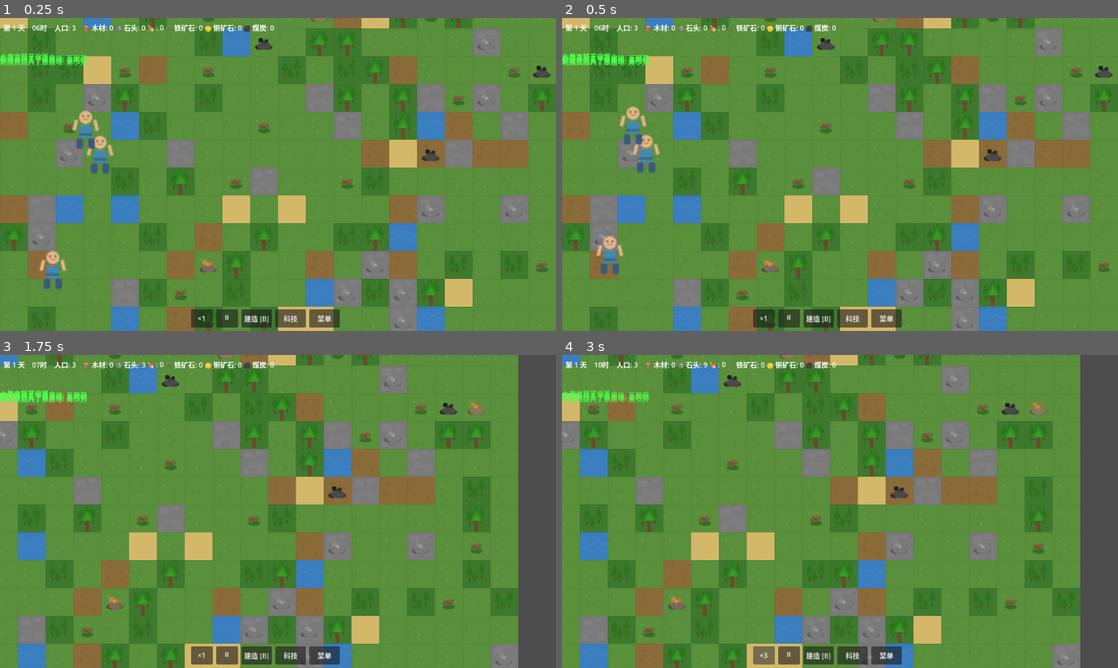
Above: before the commit, frames 1-4 (two rows, left to right).
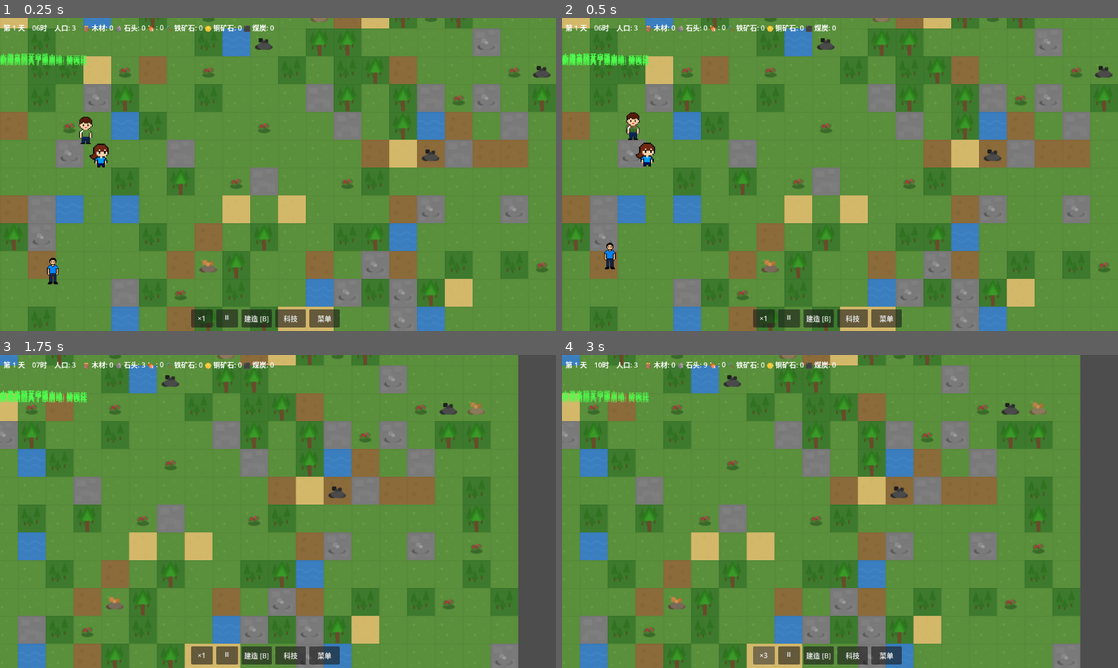
Above: after the commit, the same moments.

Repository: ZhanXuzhao/the-path-of-humanity
Game: Godot game, scene res://scenes/game.tscn
Same seed, same stepped clock (60 frames per second), same inputs: the game is played once before the commit and once after it.
Inputs (mouse positions are in pixels of both pictures, inside the frame that each line leads up to):
- Up to frame 1 (0.25 s): no input
- Up to frame 2 (0.5 s): no input
- Up to frame 3 (1.75 s): tap Enter at 0.5 s; move the mouse to (400, 495) at 0.52 s; press the mouse at (400, 495) at 0.53 s; hold D 0.53-1.25 s; release the mouse at (400, 495) at 1.25 s; drag from (166, 527) to (250, 574) at 1.27 s
- Up to frame 4 (3 s): click "×1" at 2 s; click "×2" at 2.75 s

The runs differ from the first frame. In frame 1, 1.1% of the frame differs, in the area x 7-21%, y 11-87%; in frame 2, 1.1%, in the area x 6-18%, y 11-82%; in frame 3, less than 0.1%; in frame 4, less than 0.1%.

Commit message:
替换settler.svg为player PNG贴图，根据性别年龄随机选择角色外观

Diff:
--- a/assets/art/characters/settler.svg
+++ /dev/null
@@ -1,12 +0,0 @@
-<svg xmlns="http://www.w3.org/2000/svg" width="24" height="32" viewBox="0 0 24 32">
-  <circle cx="12" cy="6" r="5" fill="#e8b88a"/>
-  <circle cx="10" cy="5" r="0.8" fill="#444"/>
-  <circle cx="14" cy="5" r="0.8" fill="#444"/>
-  <path d="M10 7 Q12 8.5 14 7" fill="none" stroke="#a07050" stroke-width="0.6"/>
-  <rect x="7" y="12" width="10" height="10" rx="2" fill="#4488aa"/>
-  <rect x="5" y="22" width="5" height="8" rx="1.5" fill="#3a5a7a"/>
-  <rect x="14" y="22" width="5" height="8" rx="1.5" fill="#3a5a7a"/>
-  <rect x="7" y="18" width="10" height="2" fill="#3a6a8a"/>
-  <line x1="5" y1="8" x2="3" y2="16" stroke="#e8b88a" stroke-width="2.5"/>
-  <line x1="19" y1="8" x2="21" y2="16" stroke="#e8b88a" stroke-width="2.5"/>
-</svg>
--- a/scripts/core/texture_generator.gd
+++ b/scripts/core/texture_generator.gd
@@ -73,15 +73,25 @@
 
 	return bld
 
-# -------- 角色 (从 SVG 加载) --------
+# -------- 角色 (从 PNG 加载) --------
 static func _load_character() -> Dictionary:
 	var chars = {}
-	chars["settler"] = _load_svg(CHARACTERS_PATH + "settler.svg")
+	chars["player_boy"]        = _load_svg(CHARACTERS_PATH + "player_boy.png")
+	chars["player_girl"]       = _load_svg(CHARACTERS_PATH + "player_girl.png")
+	chars["player_girl2"]      = _load_svg(CHARACTERS_PATH + "player_girl2.png")
+	chars["player_kid"]        = _load_svg(CHARACTERS_PATH + "player_kid.png")
+	chars["player_little_boy"] = _load_svg(CHARACTERS_PATH + "player_little_boy.png")
+	chars["player_little_girl"]= _load_svg(CHARACTERS_PATH + "player_little_girl.png")
+	chars["player_man2"]       = _load_svg(CHARACTERS_PATH + "player_man2.png")
+	chars["player_woman"]      = _load_svg(CHARACTERS_PATH + "player_woman.png")
+	chars["player_young_man"]  = _load_svg(CHARACTERS_PATH + "player_young_man.png")
+	chars["player_young_man2"] = _load_svg(CHARACTERS_PATH + "player_young_man2.png")
+	chars["player_young_man3"] = _load_svg(CHARACTERS_PATH + "player_young_man3.png")
 	return chars
 
 # ==================== SVG 加载工具 ====================
 
-# 加载 SVG 文件为 Texture2D
+# 加载图片文件（SVG/PNG等）为 Texture2D
 static func _load_svg(path: String) -> Texture2D:
 	var tex = ResourceLoader.load(path, "Texture2D")
 	if tex == null:
--- a/scripts/core/world_renderer.gd
+++ b/scripts/core/world_renderer.gd
@@ -32,7 +32,7 @@
 	tile_textures = all_textures["tiles"]
 	resource_textures = all_textures["resources"]
 	building_textures = all_textures["buildings"]
-	settler_texture = all_textures["character"]["settler"]
+	settler_texture = all_textures["character"]["player_young_man"]
 
 	# 连接信号
 	world.tile_changed.connect(_on_tile_changed)
--- a/scripts/entities/settler.gd
+++ b/scripts/entities/settler.gd
@@ -68,7 +68,14 @@
 	COMBAT,         # 战斗
 }
 
+# 性别
+enum Gender {
+	MALE,
+	FEMALE,
+}
+
 var state: SettlerState = SettlerState.IDLE
+var gender: Gender
 var hp: float = 100.0
 var max_hp: float = 100.0
 var move_speed: float = 60.0  # 像素/秒
@@ -86,7 +93,7 @@
 var is_working_on_construction: bool = false    # 是否正在建造建筑
 
 # 年龄和寿命
-var age: float = 20.0
+var age: float
 var lifespan: float = 80.0
 
 func _init():
@@ -94,14 +101,47 @@
 	inventory = Inventory.new(10, 30)
 	_randomize_name()
 	_randomize_stats()
+	_randomize_age()
 	_setup_sprite()
+
+const TILE_SIZE: float = 32.0
 
 func _setup_sprite():
 	settler_sprite = Sprite2D.new()
-	settler_sprite.texture = preload("res://assets/art/characters/settler.svg")
-	settler_sprite.scale = Vector2(1.5, 1.5)
+	settler_sprite.texture = _pick_character_texture()
+	# 自动缩放到一个格子大小
+	var tex_size = settler_sprite.texture.get_size()
+	var scale_factor = TILE_SIZE / max(tex_size.x, tex_size.y)
+	settler_sprite.scale = Vector2(scale_factor, scale_factor)
 	settler_sprite.z_index = 3
 	add_child(settler_sprite)
+
+# 根据性别和年龄随机选择一个合适的角色贴图
+func _pick_character_texture() -> Texture2D:
+	var base_path = "res://assets/art/characters/"
+	match gender:
+		Gender.MALE:
+			if age < 8.0:
+				return load(base_path + "player_little_boy.png")
+			elif age < 14.0:
+				return load(base_path + "player_boy.png")
+			elif age < 40.0:
+				var choices = ["player_young_man.png", "player_young_man2.png", "player_young_man3.png"]
+				return load(base_path + choices[randi() % choices.size()])
+			else:
+				return load(base_path + "player_man2.png")
+		Gender.FEMALE:
+			if age < 8.0:
+				return load(base_path + "player_little_girl.png")
+			elif age < 14.0:
+				var choices = ["player_girl.png", "player_girl2.png"]
+				return load(base_path + choices[randi() % choices.size()])
+			elif age < 40.0:
+				return load(base_path + "player_woman.png")
+			else:
+				return load(base_path + "player_woman.png")
+		_:
+			return load(base_path + "player_young_man.png")
 
 func _process(delta):
 	# 暂停时停止移动和工作
@@ -294,9 +334,19 @@
 	complete_task()
 
 func _randomize_name():
-	var first_names = ["阿明", "小芳", "大壮", "阿珍", "铁柱", "翠花", "志强", "秀英", "建国", "丽华"]
+	var first_names_male = ["阿明", "大壮", "铁柱", "志强", "建国"]
+	var first_names_female = ["小芳", "阿珍", "翠花", "秀英", "丽华"]
 	var last_names = ["李", "王", "张", "刘", "陈", "杨", "赵", "黄", "周", "吴"]
-	settler_name = last_names[randi() % last_names.size()] + first_names[randi() % first_names.size()]
+	var is_male = randi() % 2 == 0
+	if is_male:
+		gender = Gender.MALE
+		settler_name = last_names[randi() % last_names.size()] + first_names_male[randi() % first_names_male.size()]
+	else:
+		gender = Gender.FEMALE
+		settler_name = last_names[randi() % last_names.size()] + first_names_female[randi() % first_names_female.size()]
+
+func _randomize_age():
+	age = 10.0 + randi() % 51  # 10~60 岁
 
 func _randomize_stats():
 	var rng = RandomNumberGenerator.new()
@@ -381,6 +431,7 @@
 	return {
 		"id": settler_id,
 		"name": settler_name,
+		"gender": gender,
 		"stats": stats.duplicate(),
 		"skills": skills.duplicate(),
 		"needs": needs.duplicate(),
@@ -394,7 +445,7 @@
 
 func from_dict(data: Dictionary):
 	settler_id = data.id
-	settler_name = data.name
+	gender = data.get("gender", Gender.MALE)
 	stats = data.stats
 	skills = data.skills
 	needs = data.needs
@@ -404,3 +455,9 @@
 	position = Vector2(data.get("position", {}).get("x", 0.0), data.get("position", {}).get("y", 0.0))
 	state = data.get("state", SettlerState.IDLE)
 	inventory.from_dict(data.inventory)
+	# 反序列化后更新角色贴图和缩放
+	if settler_sprite:
+		settler_sprite.texture = _pick_character_texture()
+		var tex_size = settler_sprite.texture.get_size()
+		var scale_factor = TILE_SIZE / max(tex_size.x, tex_size.y)
+		settler_sprite.scale = Vector2(scale_factor, scale_factor)
